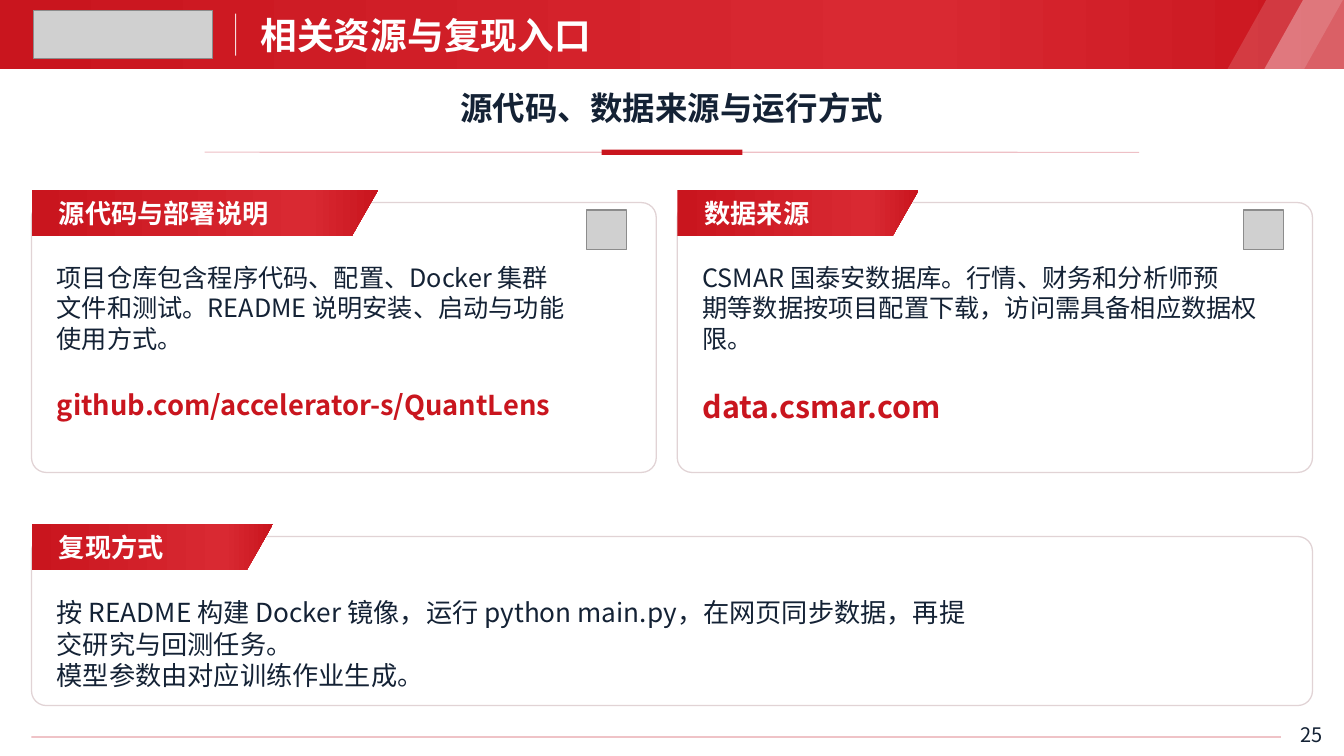
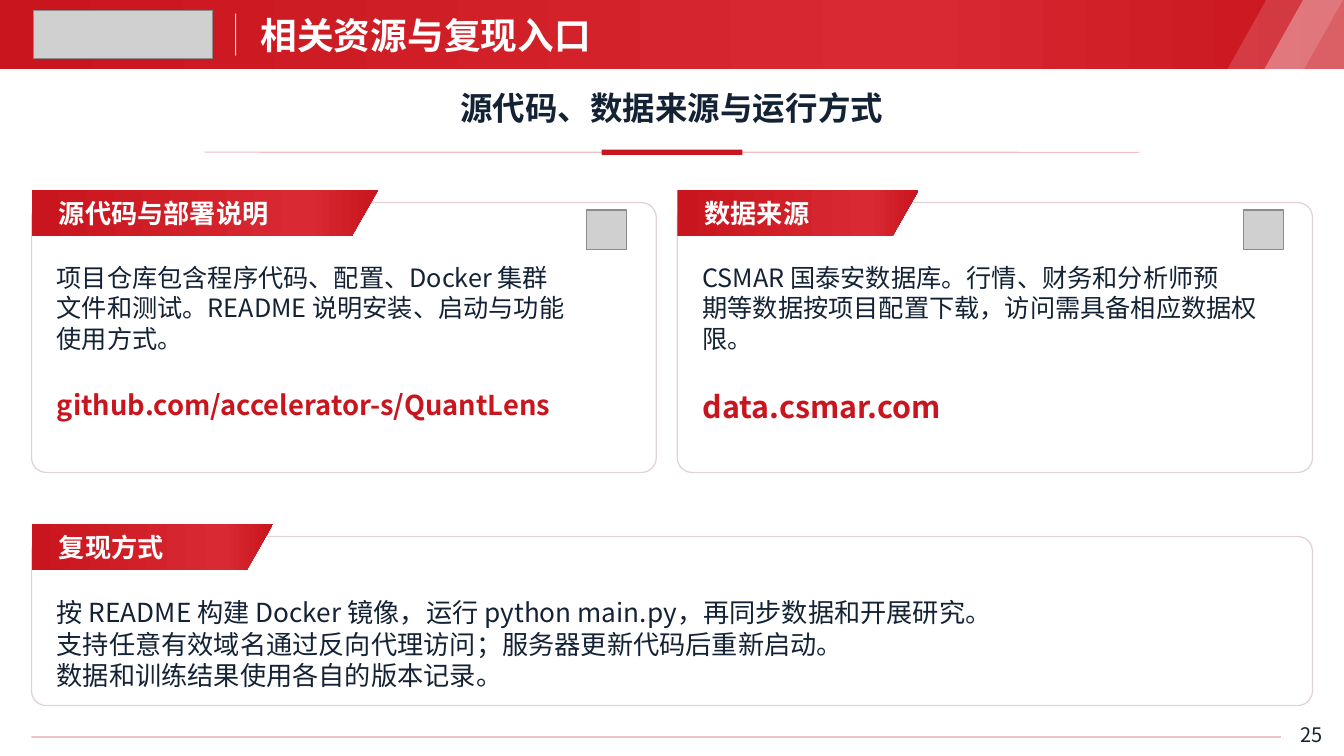
Before and after one commit to accelerator-s/QuantLens, a slide deck: slide 25 of 项目介绍.pptx. Drawn at 1344x756 pixels with LibreOffice and Linux fonts; fonts in the diff are those of the drawing; grey boxes stand for pictures; background and template pictures are left out. Boxes give left, top, right and bottom in pixels: in the first picture for what was removed or moved away, otherwise in the second. Text is boxed around its words. In the diff, an @@ line names an element or a change of style, - is before the commit and + after.

```diff
--- a/项目介绍.pptx
+++ b/项目介绍.pptx
@@ text at [57, 600, 992, 688]: text changed @@
-按 README 构建 Docker 镜像，运行 python main.py，在网页同步数据，再提
-交研究与回测任务。
-模型参数由对应训练作业生成。
+按 README 构建 Docker 镜像，运行 python main.py，再同步数据和开展研究。
+支持任意有效域名通过反向代理访问；服务器更新代码后重新启动。
+数据和训练结果使用各自的版本记录。
```
Also in this commit, not shown: 5 other slides changed, 35 other files.
